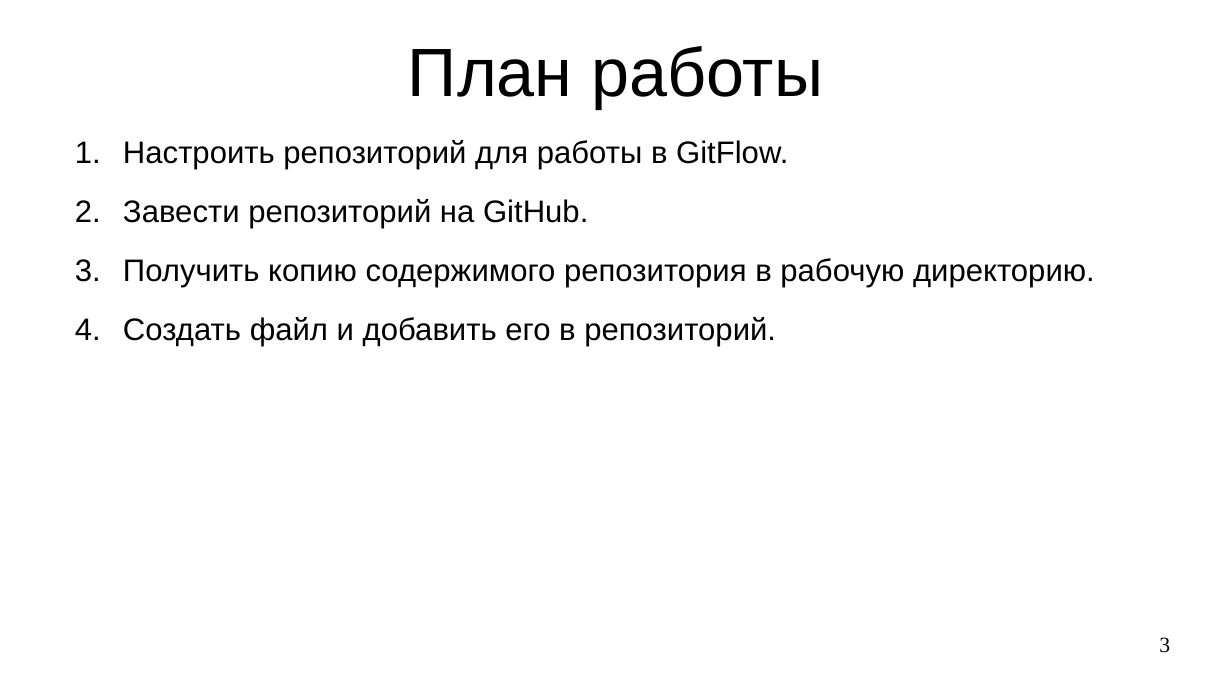
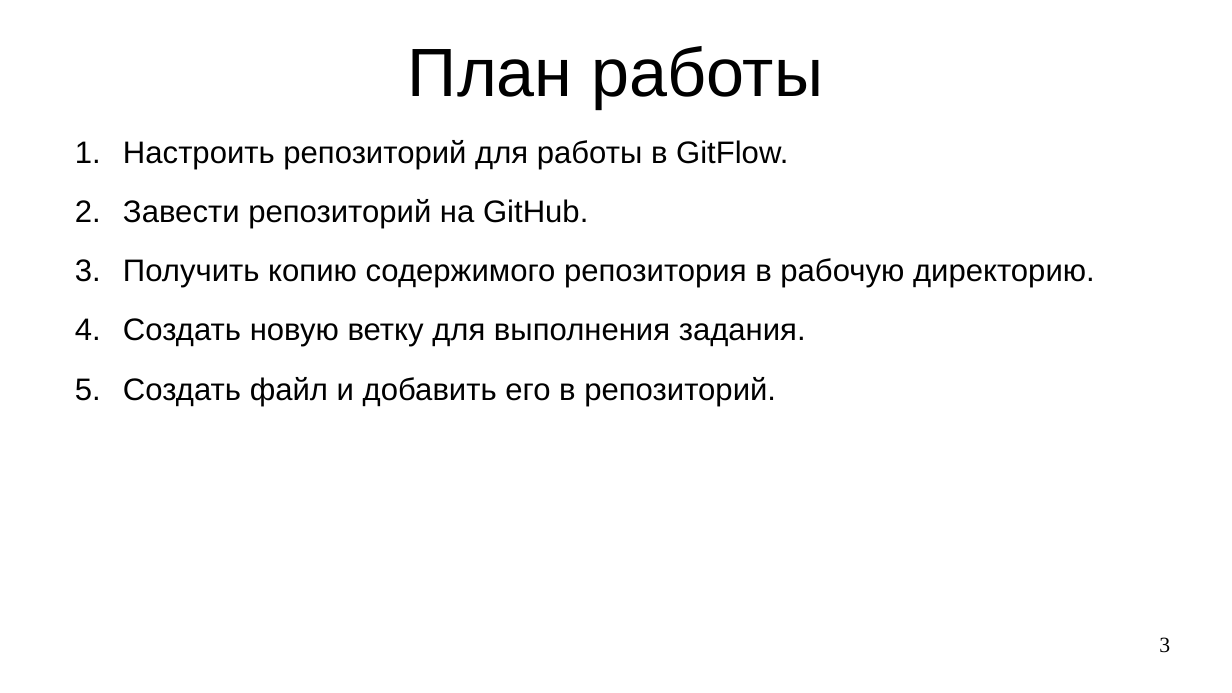
Before and after one commit to steelcraft/stud-lab, a slide deck: slide 3 of Практические занятия/Работа с Git.odp. Drawn at 1232x693 pixels with LibreOffice and Linux fonts; fonts in the diff are those of the drawing. Boxes give left, top, right and bottom in pixels: in the first picture for what was removed or moved away, otherwise in the second. Text is boxed around its words. In the diff, an @@ line names an element or a change of style, - is before the commit and + after.

```diff
--- a/Практические занятия/Работа с Git.odp
+++ b/Практические занятия/Работа с Git.odp
@@ text at box(123, 318, 806, 347): paragraph added @@
+4. Создать новую ветку для выполнения задания.
```
Also in this commit, not shown: 2 other slides changed, 2 slides added, 1 slide removed.
